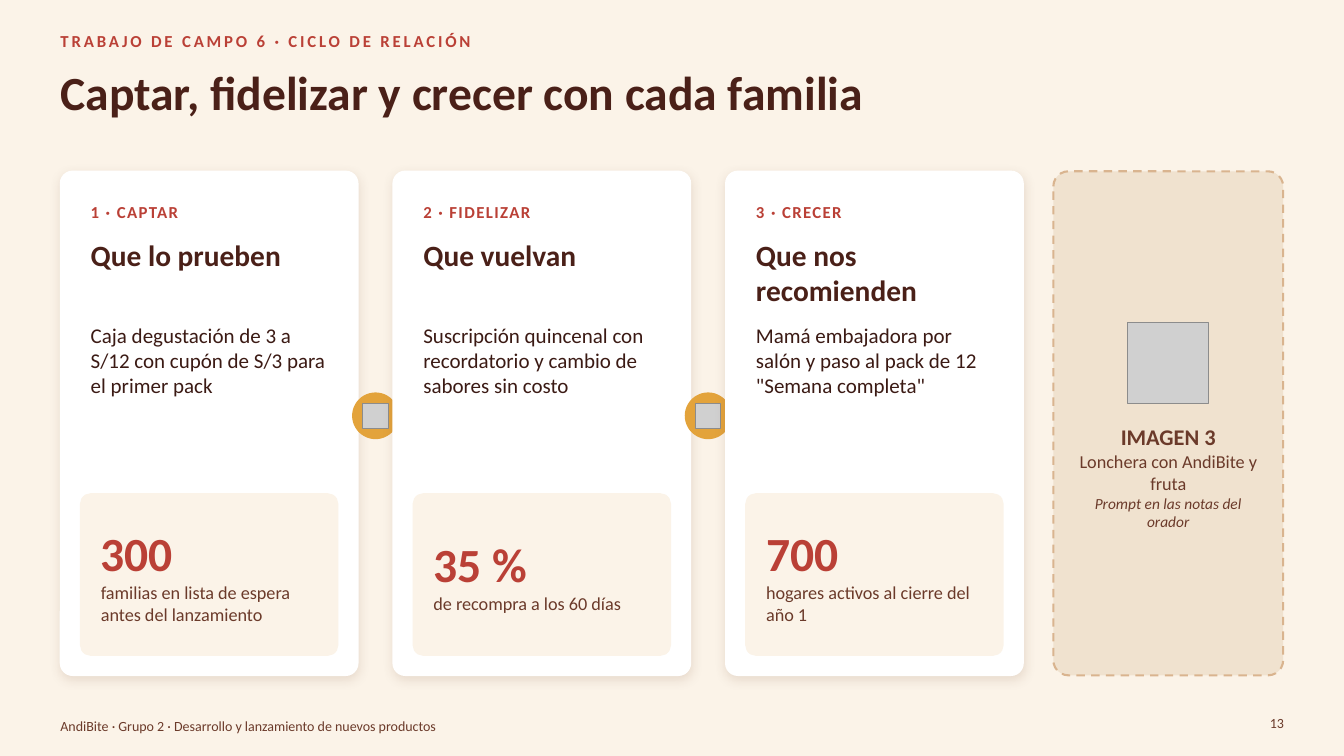
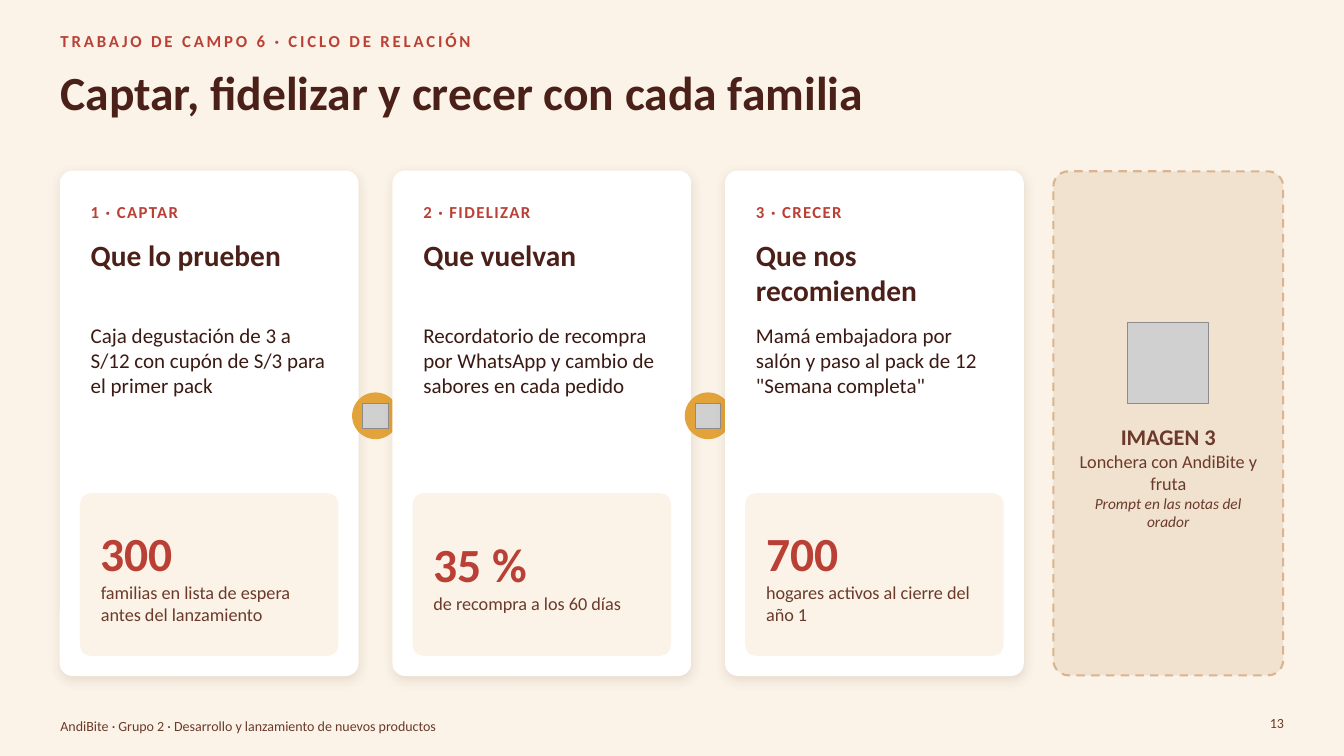
Before and after one commit to Darknow-web/Desarrollo-y-lanzamiento-de-producto-y-marca, a slide deck: slide 13 of 04-reformulacion/TC5-8/TC5-8-AndiBite.pptx. Drawn at 1344x756 pixels with LibreOffice and Linux fonts; fonts in the diff are those of the drawing; grey boxes stand for pictures; background and template pictures are left out. Boxes give left, top, right and bottom in pixels: in the first picture for what was removed or moved away, otherwise in the second. Text is boxed around its words. In the diff, an @@ line names an element or a change of style, - is before the commit and + after.

```diff
--- a/04-reformulacion/TC5-8/TC5-8-AndiBite.pptx
+++ b/04-reformulacion/TC5-8/TC5-8-AndiBite.pptx
@@ text at bbox=[423, 328, 654, 397]: text changed @@
-Suscripción quincenal con recordatorio y cambio de sabores sin costo
+Recordatorio de recompra por WhatsApp y cambio de sabores en cada pedido
```
Also in this commit, not shown: 6 other slides changed, 4 other files.
